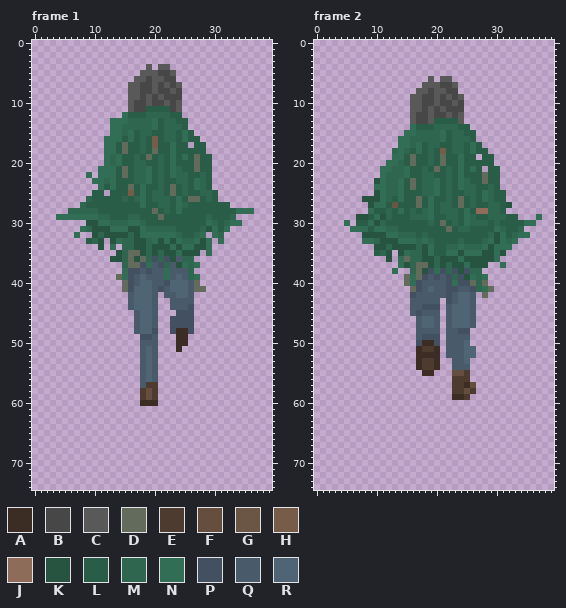
One commit to this pixel-art file: Todo/Arte/Player/RunningBack.ase. This is how it looked before the edit.
40x75 pixels, 6 frames. Colours within 5 levels of each other are drawn and written as one. Shown: frame 1, frame 2. The commit also changed other frames, which this record leaves out.
Visible layers, top first: "Layer 2", "PonchoUp", "Cuerpo", "CapaAtras".
Palette (. is transparent): A #3b2d24  B #474747  C #595959  D #626b5c  E #4d3b2f  F #664e3f  G #6b5646  H #785c4a  J #8f6c5a  K #265441  L #2a5d48  M #2e664f  N #316e55  P #435061  Q #495b6b  R #4f6575
Pixels before, frame 1 (only the part around the change), first column x 2:
48 ...............QRRP..PAAP.............
49 ................PPQ...AA..............
50 ................QQQ...AA..............
51 ................QRQ...A...............
52 ................QRQ...................
53 ................QRQ...................
54 ................QRQ...................
55 ................QRQ...................
56 ................QRQ...................
57 ................QEE...................
58 ................EFE...................
59 ................EFE...................
60 ................AAA...................
61 ......................................
62 ......................................
63 ......................................
64 ......................................
65 ......................................
66 ......................................
67 ......................................
68 ......................................
69 ......................................
70 ......................................
71 ......................................
72 ......................................
73 ......................................
74 ......................................
Pixels before, frame 2 (only the part around the change), first column x 0:
48 .................QQQQ.QQPP..............
49 .................QPPP.QQQQ..............
50 .................PAAP.QQQR..............
51 .................AEEA.QQQRR.............
52 .................AAAA.QQQRR.............
53 .................AEEA..QQR..............
54 .................AEEA..QQQ..............
55 ..................AA...FFE..............
56 .......................EEE..............
57 .......................EEAF.............
58 .......................EEFE.............
59 .......................AAE..............
60 ........................................
61 ........................................
62 ........................................
63 ........................................
64 ........................................
65 ........................................
66 ........................................
67 ........................................
68 ........................................
69 ........................................
70 ........................................
71 ........................................
72 ........................................
73 ........................................
And afterwards:
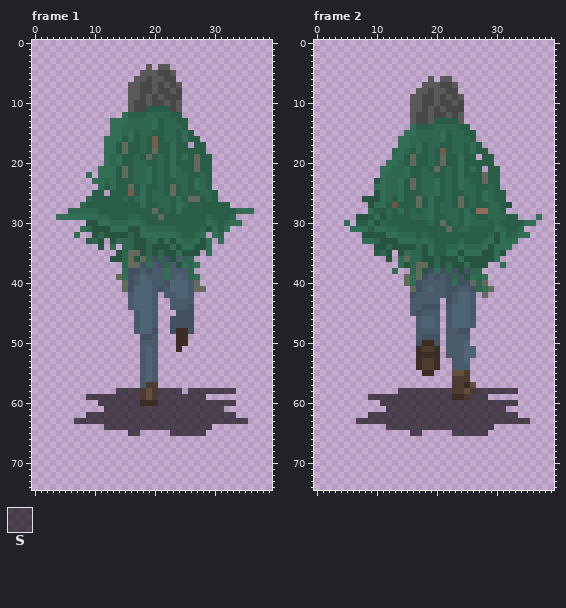
Colours new in this view: S #0000009b
From old to new:
layer "sombra" added
Changed rows in their new state; - is an unchanged pixel.
Frame 1, layer "sombra":
first column x 7:
58 -------SSSS---SSSS-SSSSSSSS--
59 --SSSSSSSSS---SSSSSSSS-------
60 ----SSSSSSS---SSSSSSSSSSSSS--
61 -----SSSSSSSSSSSSSSSSSSSS----
62 --SSSSSSSSSSSSSSSSSSSSSSSSS--
63 SSSSSSSSSSSSSSSSSSSSSSSSSSSSS
64 -----SSSSSSSSSSSSSSSSSS------
65 ---------SS-----SSSSSS-------
Frame 2, layer "sombra":
first column x 7:
58 -------SSSSSSSSS----SSSSSSS--
59 --SSSSSSSSSSSSSS---SSS-------
60 ----SSSSSSSSSSSSSSSSSSSSSSS--
61 -----SSSSSSSSSSSSSSSSSSSS----
62 --SSSSSSSSSSSSSSSSSSSSSSSSS--
63 SSSSSSSSSSSSSSSSSSSSSSSSSSSSS
64 -----SSSSSSSSSSSSSSSSSS------
65 ---------SS-----SSSSSS-------
Where, in picture pixels (left, top, right, bottom), the same in both pictures:
added: (74, 388, 248, 436)
added: (356, 388, 530, 436)
